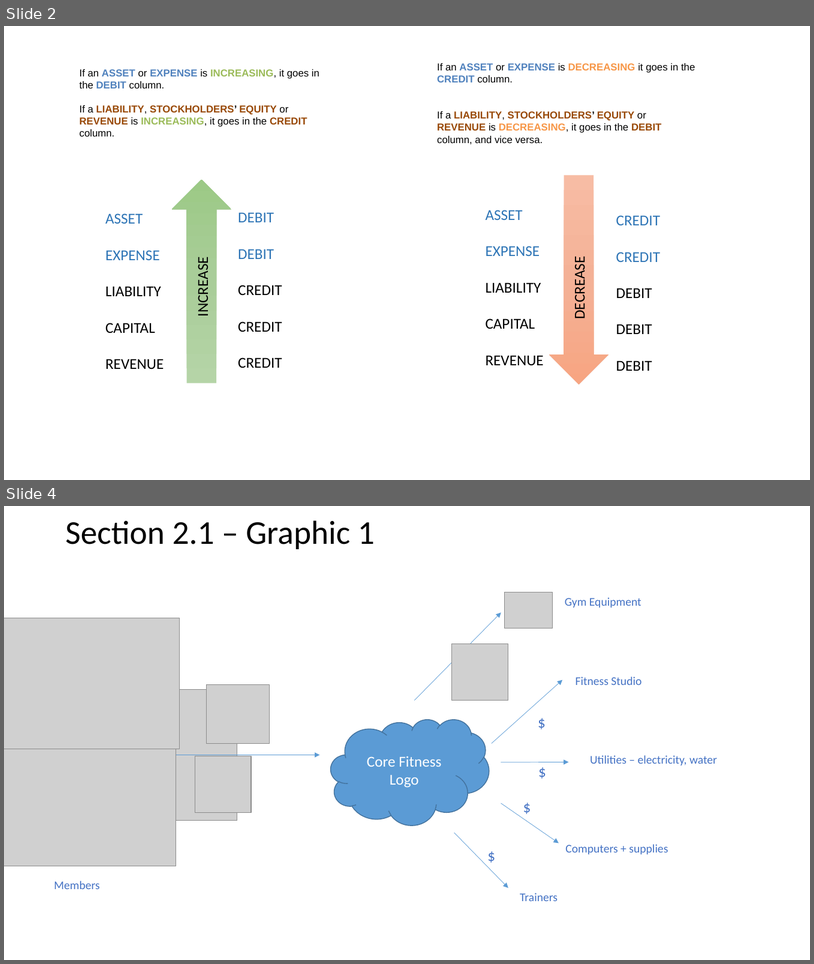
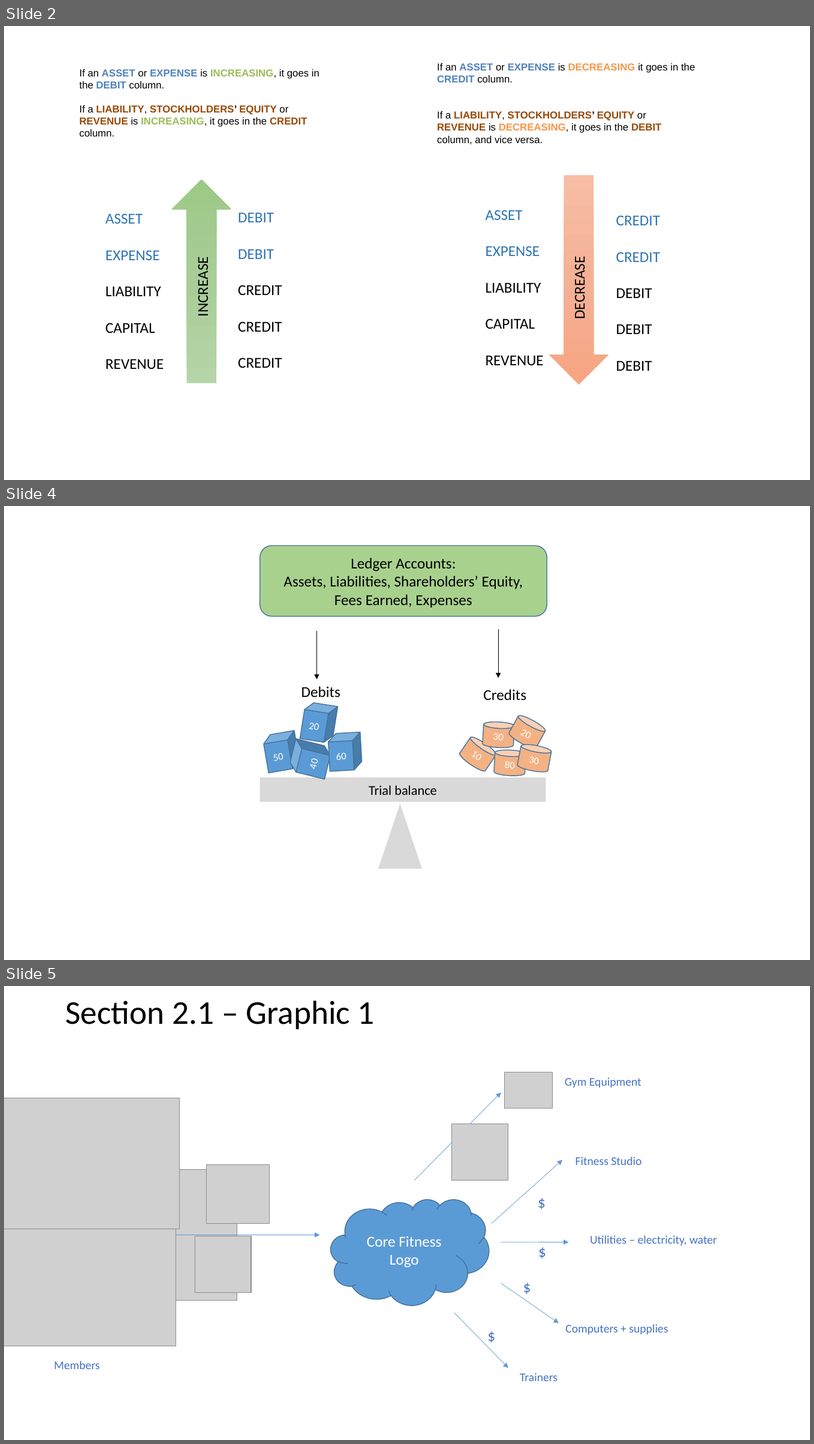
Before and after one commit to leonardodls/product-introduction-financial-accounting, a slide deck: assets/public/Chapter_2_Recording_accounting_transactions/documents/resources/Media/2.1.pptx. Shown one above the other, each under a label of ours: slides 2 and 4 before the commit, slides 2, 4 and 5 after it; the slides between them are not shown. The pictures are 814x964 and 814x1444 pixels, drawn with LibreOffice and Linux fonts; fonts in the diff are those of the drawing; grey boxes stand for pictures. Boxes give left, top, right and bottom in pixels: in the first picture for what was removed or moved away, otherwise in the second. Text is boxed around its words. In the diff, an @@ line names an element or a change of style, - is before the commit and + after.

```diff
--- a/assets/public/Chapter_2_Recording_accounting_transactions/documents/resources/Media/2.1.pptx
+++ b/assets/public/Chapter_2_Recording_accounting_transactions/documents/resources/Media/2.1.pptx
@@ slide 4 added at (x1=4, y1=506, x2=810, y2=960), background #FFFFFF @@
@@ rounded rectangle added at (x1=260, y1=546, x2=547, y2=616), fill #A9D18E, outline #43739E 1 pt, 18 pt, text #000000 @@
+Ledger Accounts:
+Assets, Liabilities, Shareholders’ Equity, Fees Earned, Expenses
@@ arrow added from (317, 631) to (317, 679), #000000 0.5 pt @@
@@ arrow added from (499, 630) to (499, 678), #000000 0.5 pt @@
@@ cube added at (x1=300, y1=702, x2=338, y2=744), fill #5B9BD5, outline #43739E 1 pt, 12 pt, text #FFFFFF @@
+20
@@ text added at (x1=302, y1=686, x2=341, y2=697), 18 pt, text #000000 @@
+Debits
@@ text added at (x1=483, y1=689, x2=527, y2=700), 18 pt, text #000000 @@
+Credits
@@ cylinder added at (x1=482, y1=721, x2=515, y2=748), fill #F4B183, outline #43739E 1 pt, 12 pt, text #FFFFFF @@
+30
@@ cylinder added at (x1=508, y1=713, x2=547, y2=750), fill #F4B183, outline #43739E 1 pt, 12 pt, text #FFFFFF @@
+20
@@ cube added at (x1=263, y1=730, x2=301, y2=773), fill #5B9BD5, outline #43739E 1 pt, 12 pt, text #FFFFFF @@
+50
@@ cube added at (x1=288, y1=739, x2=333, y2=779), fill #5B9BD5, outline #43739E 1 pt, 12 pt, text #FFFFFF @@
+40
@@ cube added at (x1=328, y1=732, x2=363, y2=771), fill #5B9BD5, outline #43739E 1 pt, 12 pt, text #FFFFFF @@
+60
@@ cylinder added at (x1=458, y1=735, x2=498, y2=773), fill #F4B183, outline #43739E 1 pt, 12 pt, text #FFFFFF @@
+10
@@ cylinder added at (x1=494, y1=749, x2=526, y2=776), fill #F4B183, outline #43739E 1 pt, 12 pt, text #FFFFFF @@
+80
@@ cylinder added at (x1=518, y1=743, x2=552, y2=774), fill #F4B183, outline #43739E 1 pt, 12 pt, text #FFFFFF @@
+30
@@ rectangle added at (x1=260, y1=778, x2=546, y2=802), fill #D9D9D9, 16 pt, text #000000 @@
+Trial balance
@@ triangle added at (x1=378, y1=804, x2=422, y2=868), fill #D9D9D9 @@
@@ what was slide 4 is now slide 5 @@
```
Also in this commit, not shown: 45 other files.
